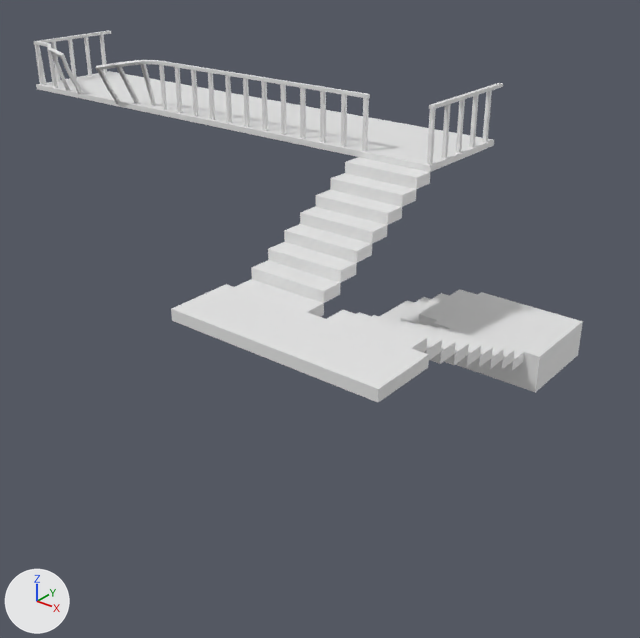
The FBX model TBA-MasterD/Assets/Prefabs/Jorge/Layout 1/Main Room/Balcony.fbx: old version first, new version second.
One viewpoint serves both versions: a camera (50 mm lens) standing at (12.96, -17.41, 3.81) and looking at (4.45, -6.77, -2.78). The lights are fixed; the arrows at lower left show +X, +Y and +Z. Where no turn or scale is listed for an object, it has been applied to the vertices. Vertices at the same position are counted once.

In view in the first picture: 'Balcony', 'HandRail', 'HandRail.001', 'HandRail.002', 'Platform', 'Platform.001', 'Stairs', 'Stairs.001', 'Stairs.002'.
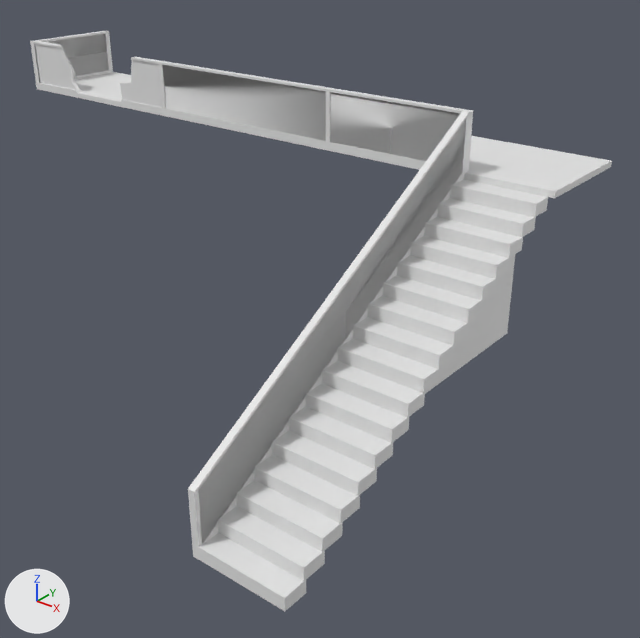
What differs and where, as boxes [x1, y1, x2, y2] in the pictures (640 x 638 px; the box of a moved part takes in the faces that stretch with it):
'Stairs', reshaped, moved (79% wider, 169% taller): before [235, 157, 430, 317]; after [198, 179, 548, 611]
'Balcony', reshaped (27% wider, 420% taller): before [36, 71, 494, 172]; after [30, 31, 612, 560]
'Platform', deleted: before [171, 284, 429, 402]
'Platform.001', deleted: before [433, 292, 583, 392]
'HandRail', deleted: before [36, 41, 370, 151]
'Stairs.001', deleted: before [327, 310, 524, 371]
'Cube', added: after [34, 41, 162, 110]
'HandRail.002', deleted: before [427, 83, 503, 165]
'Stairs.002', deleted: before [379, 289, 477, 326]
'Cube.001_cell', added: after [47, 43, 148, 104]
'HandRail.001', deleted: before [33, 31, 111, 85]
part 1 of me_plane_016, built on: before [328, 122, 494, 172]; after [30, 31, 612, 560]
part 2 of me_plane_018, moved or reshaped: before [235, 279, 324, 317]; after [437, 198, 536, 237]
part 3 of me_plane_018, added: after [424, 217, 523, 258]
part 4 of me_plane_018, added: after [411, 236, 510, 279]
part 5 of me_plane_018, added: after [397, 255, 497, 301]
part 6 of me_plane_018, added: after [382, 276, 483, 323]
part 7 of me_plane_018, added: after [368, 296, 469, 346]
part 8 of me_plane_018, added: after [353, 317, 455, 369]
part 9 of me_plane_018, added: after [338, 339, 440, 393]
part 10 of me_plane_018, added: after [322, 361, 425, 418]
part 11 of me_plane_018, added: after [306, 384, 409, 443]
part 12 of me_plane_018, added: after [289, 407, 393, 469]
part 13 of me_plane_018, added: after [272, 431, 377, 496]
part 14 of me_plane_018, added: after [254, 455, 360, 524]
part 15 of me_plane_018, added: after [236, 480, 343, 552]
part 16 of me_plane_018, added: after [218, 506, 325, 581]
part 17 of me_plane_018, added: after [198, 533, 306, 611]
part 18 of me_plane_018, deleted: before [251, 173, 416, 303]
part 19 of me_plane_018, moved or reshaped: before [345, 162, 430, 189]; after [450, 185, 548, 217]

Edits to the bpy script that builds the scene:
```text
Change me_plane_018:
    remove me_plane_018.from_pydata(...)  # 54 vertices, 48 faces; spans x -0.68..0.68, y -2.81..0.19, z -1.36..0.09
    add me_plane_018.from_pydata(...)  # 136 vertices, 102 faces; spans x -0.68..0.68, y -5.58..0.19, z -3.27..0.09
    me_plane_018 part 2: the loose piece of 8 vertices spanning x -0.68..0.68, y -2.81..-2.44, z -1.36..-1.18 is moved by (0.0, 2.29, 1.06)
    me_plane_018 part 3: a new loose piece, a box spanning x -0.68..0.68, y -0.86..-0.49, z -0.5..-0.3
    me_plane_018 part 4: a new loose piece, a box spanning x -0.68..0.68, y -1.2..-0.82, z -0.7..-0.5
    me_plane_018 part 5: a new loose piece, a box spanning x -0.68..0.68, y -1.54..-1.16, z -0.9..-0.7
    me_plane_018 part 6: a new loose piece, a box spanning x -0.68..0.68, y -1.87..-1.5, z -1.09..-0.9
    me_plane_018 part 7: a new loose piece, a box spanning x -0.68..0.68, y -2.21..-1.84, z -1.29..-1.09
    me_plane_018 part 8: a new loose piece, a box spanning x -0.68..0.68, y -2.55..-2.17, z -1.49..-1.29
    me_plane_018 part 9: a new loose piece, a box spanning x -0.68..0.68, y -2.89..-2.51, z -1.69..-1.49
    me_plane_018 part 10: a new loose piece, a box spanning x -0.68..0.68, y -3.22..-2.85, z -1.89..-1.69
    me_plane_018 part 11: a new loose piece, a box spanning x -0.68..0.68, y -3.56..-3.18, z -2.08..-1.89
    me_plane_018 part 12: a new loose piece, a box spanning x -0.68..0.68, y -3.9..-3.52, z -2.28..-2.08
    me_plane_018 part 13: a new loose piece, a box spanning x -0.68..0.68, y -4.23..-3.86, z -2.48..-2.28
    me_plane_018 part 14: a new loose piece, a box spanning x -0.68..0.68, y -4.57..-4.2, z -2.68..-2.48
    me_plane_018 part 15: a new loose piece, a box spanning x -0.68..0.68, y -4.91..-4.53, z -2.87..-2.68
    me_plane_018 part 16: a new loose piece, a box spanning x -0.68..0.68, y -5.25..-4.87, z -3.07..-2.87
    me_plane_018 part 17: a new loose piece, a box spanning x -0.68..0.68, y -5.58..-5.21, z -3.27..-3.07
    me_plane_018 part 18: the loose piece of 38 vertices spanning x -0.68..0.68, y -2.44..-0.19, z -1.18..-0.09 is deleted
    me_plane_018 part 19: 4 vertices removed from x -0.68..0.68, y -0.19..0.19, z -0.09; 4 vertices added at x -0.68..0.68, y -0.19..0.19, z -0.11
Change me_plane_016:
    remove me_plane_016.from_pydata(...)  # 17 vertices, 14 faces; spans x -4.01..6.01, y -0.97..1.03, z -0.1..0.0
    add me_plane_016.from_pydata(...)  # 246 vertices, 254 faces; spans x -4.01..8.06, y -6.74..1.03, z -3.46..0.9
    me_plane_016 part 1: 5 vertices removed from x 5.01..6.01, y -0.97..1.03, z -0.1..0.0; 234 vertices added at x -4.01..8.06, y -6.74..1.03, z -3.46..0.9
    add me_plane_016.materials.append(mat_glass)  # white #e7e7e7
    add me_plane_016.materials.append(mat_white)  # white #e7e7e7
Remove ob_handrail:
    ob_handrail = bpy.data.objects.new('HandRail', me_cube_003)
Remove ob_platform_001:
    ob_platform_001 = bpy.data.objects.new('Platform.001', me_plane_011)
Remove ob_handrail_001:
    ob_handrail_001 = bpy.data.objects.new('HandRail.001', me_cube_005)
Remove ob_stairs_001:
    ob_stairs_001 = bpy.data.objects.new('Stairs.001', me_plane_019)
Remove ob_platform:
    ob_platform = bpy.data.objects.new('Platform', me_plane_009)
Change ob_stairs:
    ob_stairs.location: (5.33, -6.2, -0.19) -> (7.29, -6.2, -0.19)
Remove ob_handrail_002:
    ob_handrail_002 = bpy.data.objects.new('HandRail.002', me_cube_006)
Remove ob_stairs_002:
    ob_stairs_002 = bpy.data.objects.new('Stairs.002', me_plane_020)
Add ob_cube_001_cell:
    ob_cube_001_cell = bpy.data.objects.new('Cube.001_cell', me_cube_001_cell_014)  # 62 vertices, 44 faces; spans x -0.67..2.32, y -0.07..0.05, z -0.07..0.84; in mat_glass (white #e7e7e7), mat_white (white #e7e7e7)
    ob_cube_001_cell.location = (-2.76, -5.95, 0.07)
Add ob_cube:
    ob_cube = bpy.data.objects.new('Cube', me_cube_014)  # 48 vertices, 34 faces; spans x -1.93..1.93, y -0.06..0.06, z -0.46..0.45; in mat_glass (white #e7e7e7), mat_white (white #e7e7e7)
    ob_cube.location = (-1.94, -5.96, 0.46)
```
